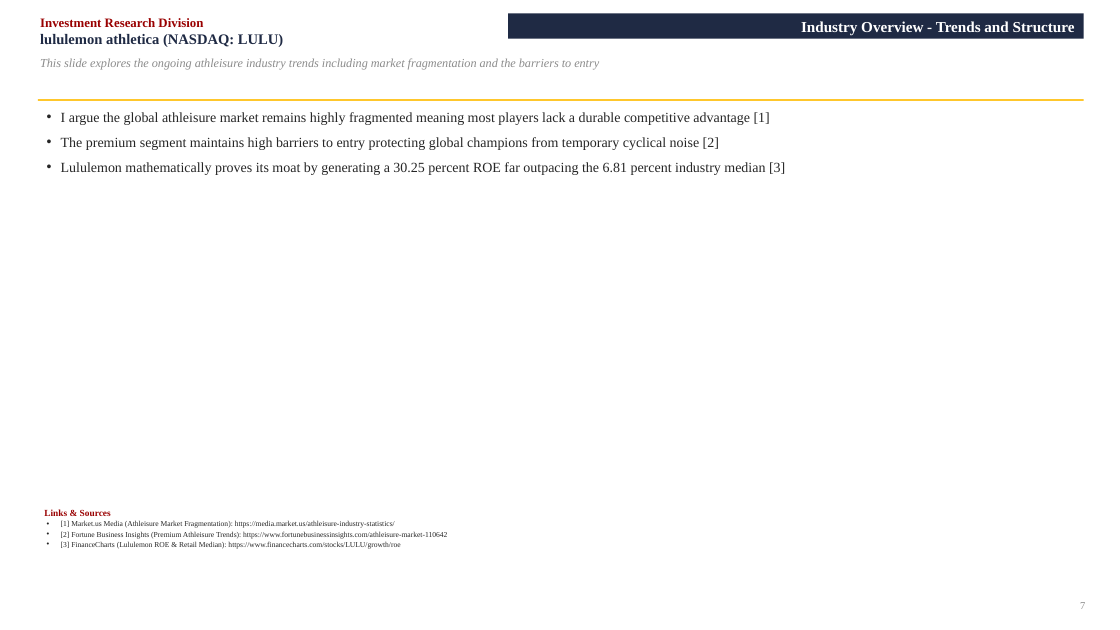
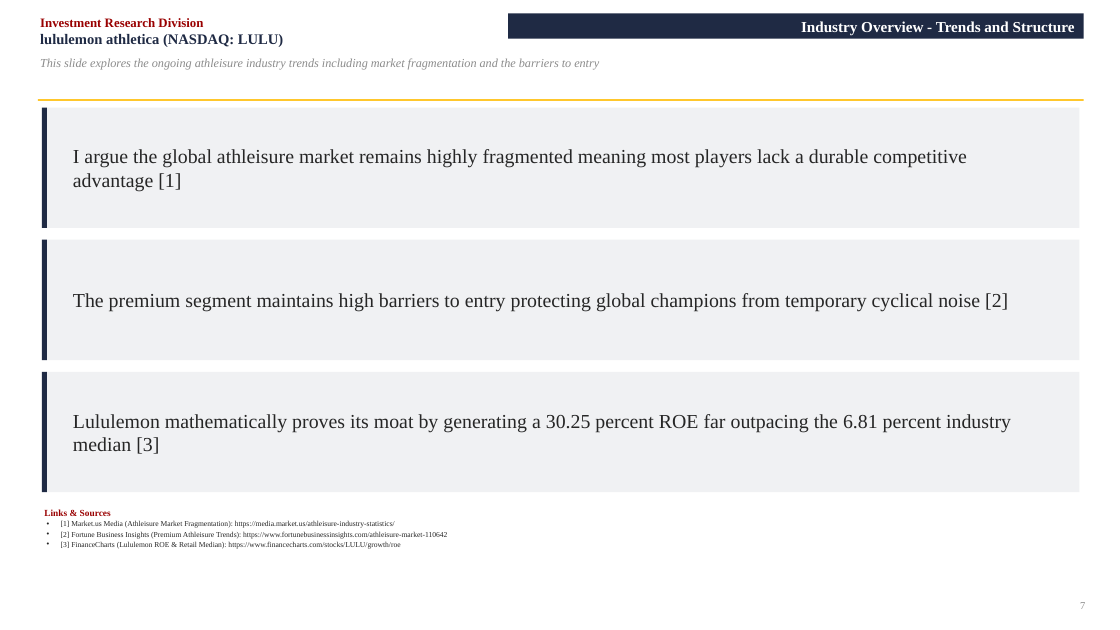
Before and after one commit to vengeanceaiUSC/RM, a slide deck: slide 7 of LULU/LULU_Investment_Pitch_Deck.pptx. Drawn at 1120x630 pixels with LibreOffice and Linux fonts; fonts in the diff are those of the drawing. Boxes give left, top, right and bottom in pixels: in the first picture for what was removed or moved away, otherwise in the second. Text is boxed around its words. In the diff, an @@ line names an element or a change of style, - is before the commit and + after.

```diff
--- a/LULU/LULU_Investment_Pitch_Deck.pptx
+++ b/LULU/LULU_Investment_Pitch_Deck.pptx
@@ rectangle added at [42, 108, 1080, 228], fill #F0F1F3 @@
@@ rectangle added at [42, 108, 47, 228], fill #1F2A44 @@
@@ text at [61, 112, 770, 125]: paragraph removed @@
-• I argue the global athleisure market remains highly fragmented meaning most players lack a durable competitive advantage [1]
@@ text added at [73, 149, 967, 192], 17 pt, text #262626 @@
+I argue the global athleisure market remains highly fragmented meaning most players lack a durable competitive advantage [1]
@@ text at [61, 162, 785, 175]: paragraph removed @@
-• Lululemon mathematically proves its moat by generating a 30.25 percent ROE far outpacing the 6.81 percent industry median [3]
@@ rectangle added at [42, 239, 1080, 360], fill #F0F1F3 @@
@@ rectangle added at [42, 239, 47, 360], fill #1F2A44 @@
@@ text "The premium segment maintains high ...": place and size @@
-text "The premium segment maintains high ..." at [61, 112, 785, 175]
+text "The premium segment maintains high ..." at [73, 293, 1008, 312]
@@ text "The premium segment maintains high ..." at [73, 293, 1008, 312]: size 12 to 17 pt; bullet • to none; less space between paragraphs; vertical alignment top to middle @@
@@ rectangle added at [42, 372, 1080, 492], fill #F0F1F3 @@
@@ rectangle added at [42, 372, 47, 492], fill #1F2A44 @@
@@ text added at [73, 414, 1011, 454], 17 pt, text #262626 @@
+Lululemon mathematically proves its moat by generating a 30.25 percent ROE far outpacing the 6.81 percent industry median [3]
```
Also in this commit, not shown: 21 other slides changed, 2 other files.
